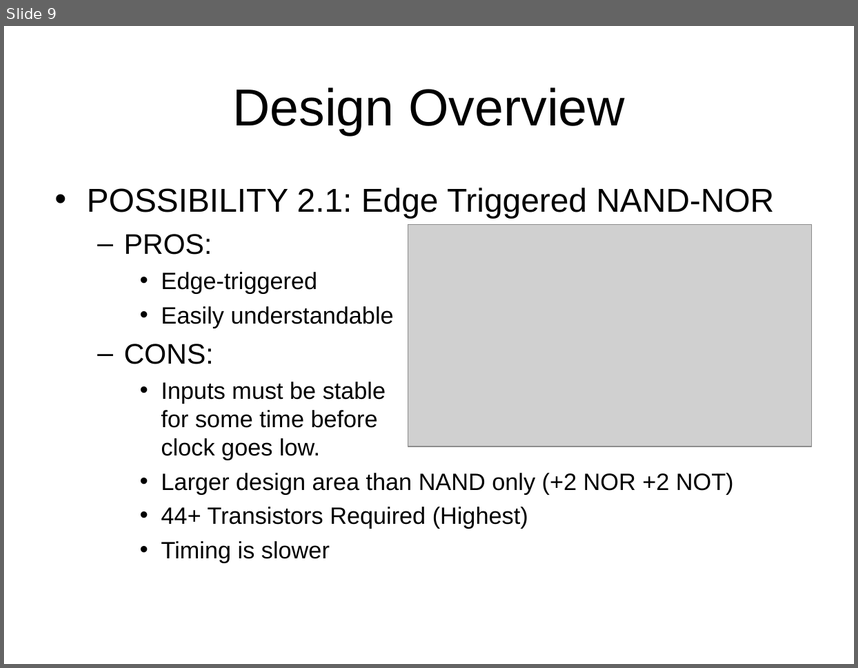
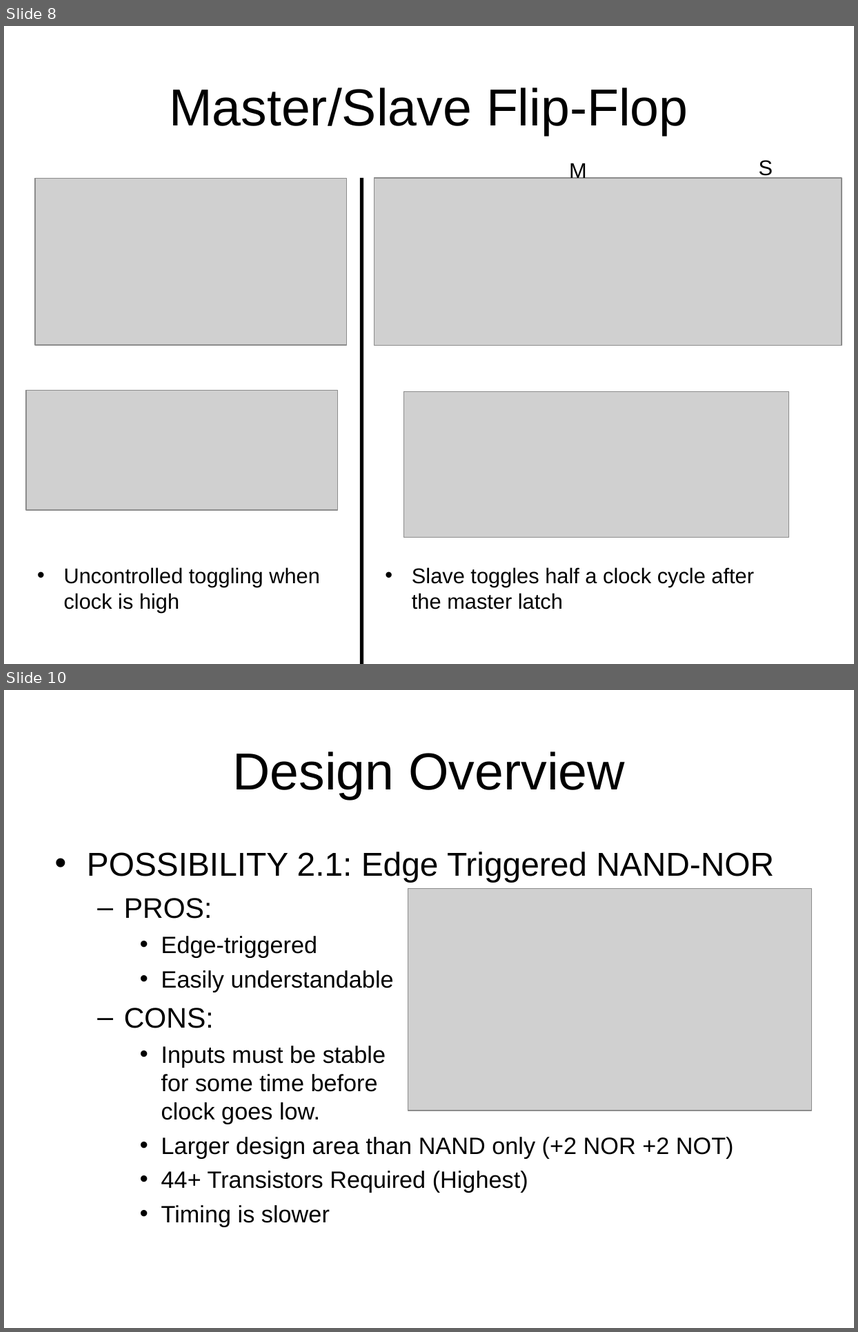
Before and after one commit to gouldj5/ru916175_2018, a slide deck: _seniorI/VLSI/_project/Gould - J-K Flip-Flop - Best.ppt. Shown one above the other, each under a label of ours: slide 9 before the commit, slides 8 and 10 after it; the slides between them are not shown. The pictures are 858x668 and 858x1332 pixels, drawn with LibreOffice and Linux fonts; fonts in the diff are those of the drawing; grey boxes stand for pictures. Boxes give left, top, right and bottom in pixels: in the first picture for what was removed or moved away, otherwise in the second. Text is boxed around its words. In the diff, an @@ line names an element or a change of style, - is before the commit and + after.

```diff
--- a/_seniorI/VLSI/_project/Gould - J-K Flip-Flop - Best.ppt
+++ b/_seniorI/VLSI/_project/Gould - J-K Flip-Flop - Best.ppt
@@ slide 8 added at (x1=4, y1=26, x2=854, y2=664), background #FFFFFF @@
@@ title added at (x1=169, y1=87, x2=688, y2=135), 44 pt, text #000000 @@
+Master/Slave Flip-Flop
@@ text added at (x1=569, y1=161, x2=587, y2=178), 18 pt, text #000000 @@
+M
@@ text added at (x1=759, y1=160, x2=773, y2=179), 18 pt, text #000000 @@
+S
@@ picture added at (x1=34, y1=178, x2=346, y2=345) @@
@@ line added from (362, 177) to (362, 664), #000000 3 pt @@
@@ picture added at (x1=374, y1=178, x2=842, y2=345) @@
@@ picture added at (x1=26, y1=390, x2=338, y2=510) @@
@@ picture added at (x1=404, y1=392, x2=789, y2=537) @@
@@ text added at (x1=64, y1=567, x2=320, y2=612), 18 pt, text #000000 @@
+• Uncontrolled toggling when clock is high
@@ text added at (x1=412, y1=567, x2=754, y2=609), 18 pt, text #000000 @@
+• Slave toggles half a clock cycle after the master latch
@@ what was slide 9 is now slide 10 @@
```
Also in this commit, not shown: 8 slides changed, 2 other slides added, 21 other files.
